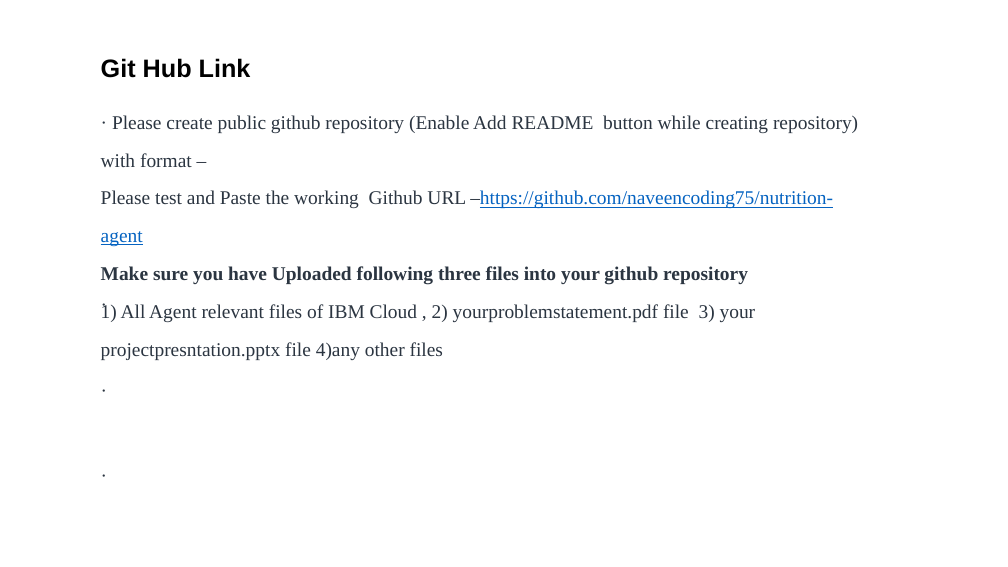
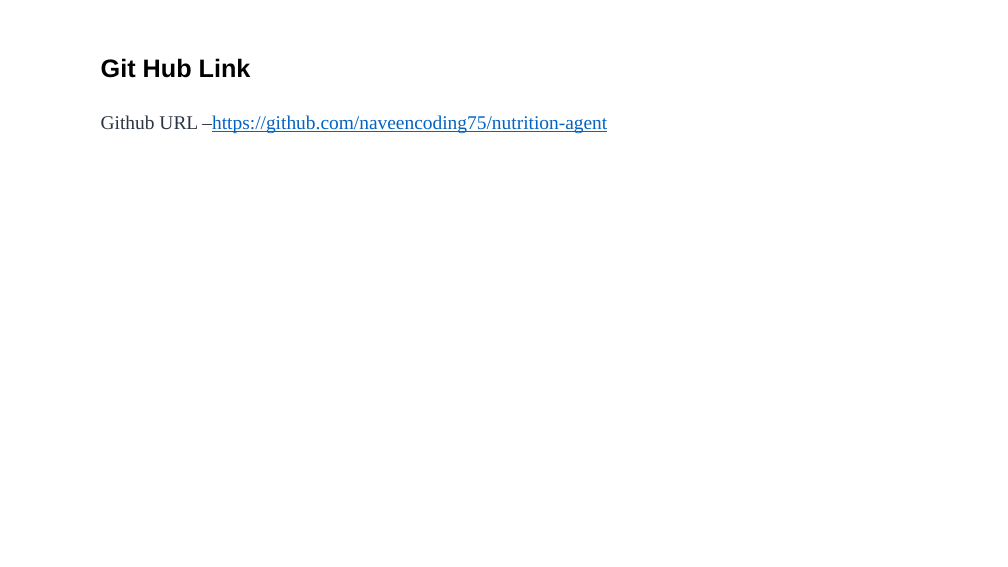
Before and after one commit to naveencoding75/nutrition-agent, a slide deck: slide 16 of Project_Presentation.pptx. Drawn at 1008x567 pixels with LibreOffice and Linux fonts; fonts in the diff are those of the drawing. Boxes give left, top, right and bottom in pixels: in the first picture for what was removed or moved away, otherwise in the second. Text is boxed around its words. In the diff, an @@ line names an element or a change of style, - is before the commit and + after.

Commit message:
Adding updated ppt

```diff
--- a/Project_Presentation.pptx
+++ b/Project_Presentation.pptx
@@ text at (101, 115, 607, 134): text changed; text colour #2B3541 to #0563C1 @@
-· Please create public github repository (Enable Add README button while creating repository) with format –
-Please test and Paste the working Github URL –https://github.com/naveencoding75/nutrition-agent
-Make sure you have Uploaded following three files into your github repository
-1) All Agent relevant files of IBM Cloud , 2) yourproblemstatement.pdf file 3) your projectpresntation.pptx file 4)any other files
+Github URL –https://github.com/naveencoding75/nutrition-agent
@@ text removed at (101, 278, 718, 341) @@
-·
@@ text removed at (101, 364, 718, 427) @@
-·
@@ text removed at (101, 449, 718, 481) @@
-·
```
Also in this commit, not shown: 7 other slides changed, 1 other file.
